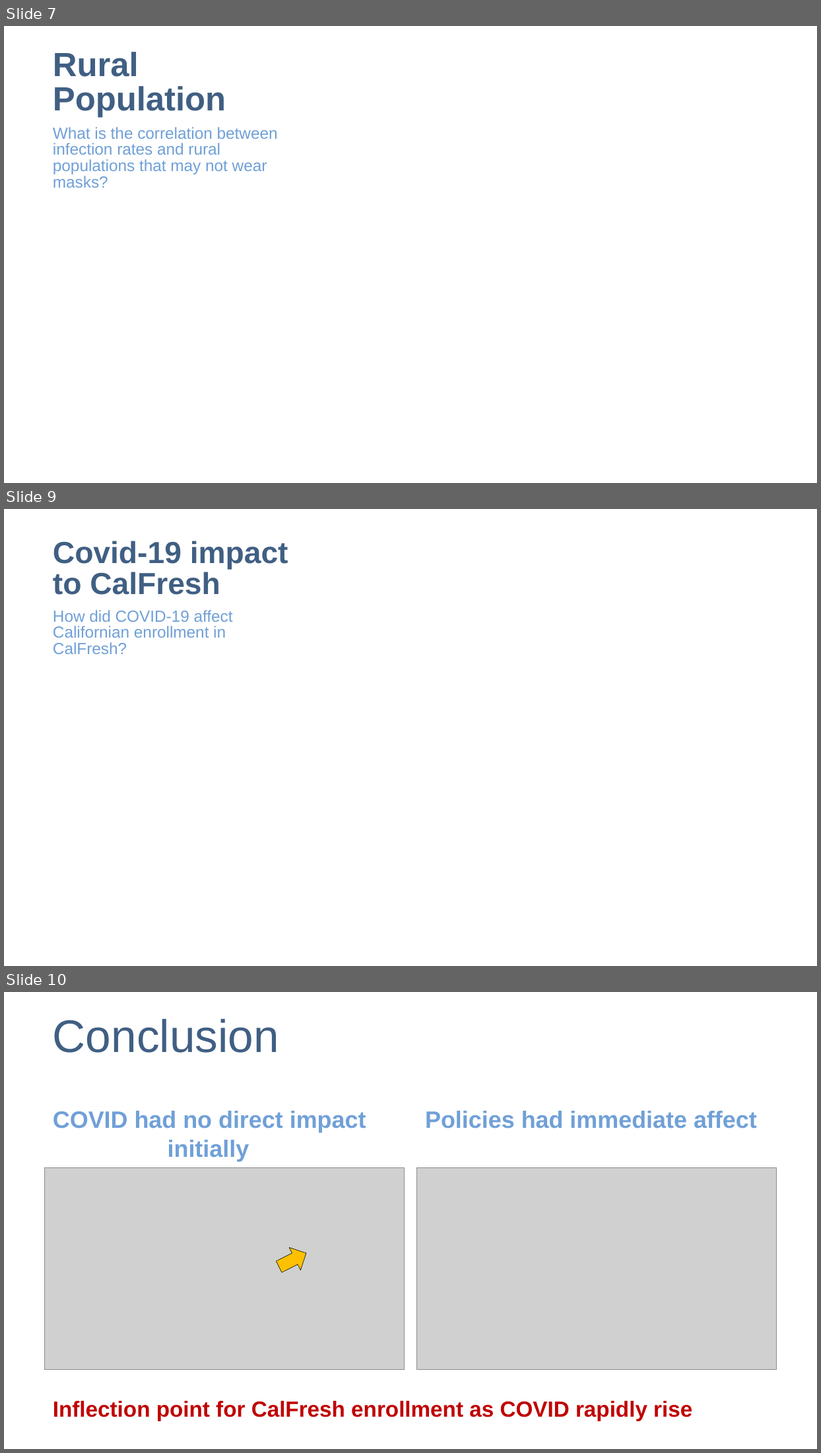
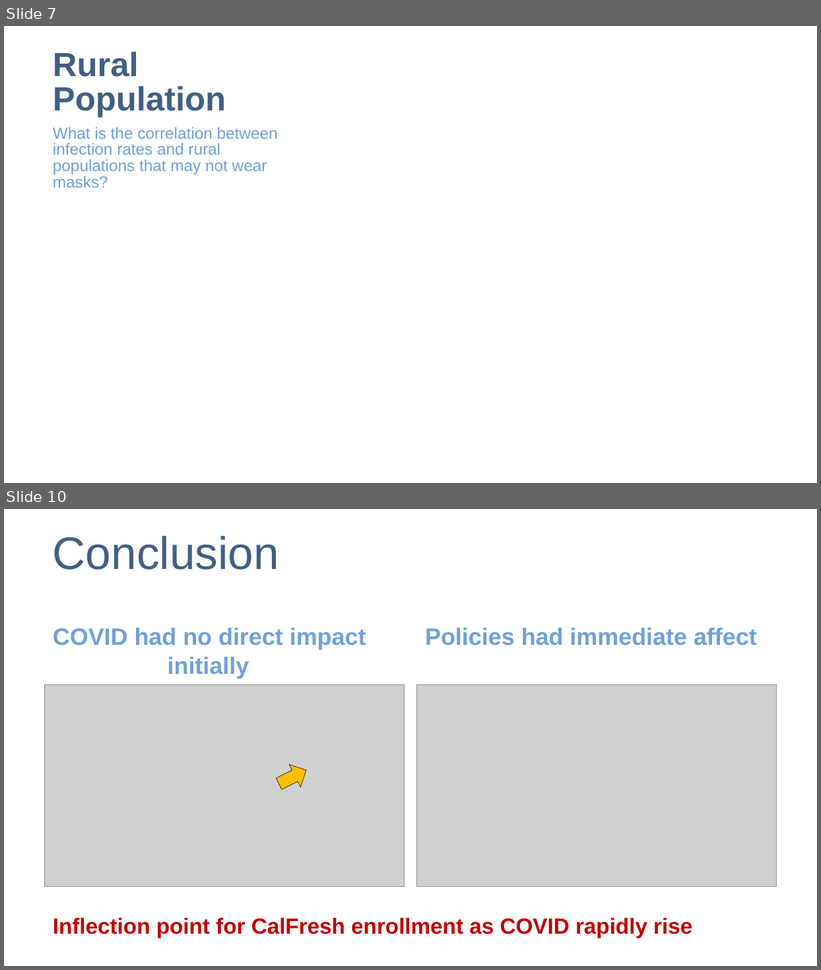
Before and after one commit to speedracer05/Covid_CalFresh, a slide deck: Presentation/Covid_CalFresh_v.01.pptx. Shown one above the other, each under a label of ours: slides 7, 9 and 10 before the commit, slides 7 and 10 after it; the slides between them are not shown. The pictures are 821x1453 and 821x970 pixels, drawn with LibreOffice and Linux fonts; fonts in the diff are those of the drawing; grey boxes stand for pictures. Boxes give left, top, right and bottom in pixels: in the first picture for what was removed or moved away, otherwise in the second. Text is boxed around its words. In the diff, an @@ line names an element or a change of style, - is before the commit and + after.

```diff
--- a/Presentation/Covid_CalFresh_v.01.pptx
+++ b/Presentation/Covid_CalFresh_v.01.pptx
@@ slide 9 removed at (4,509,817,966), background #FFFFFF @@
@@ title removed at (53,541,288,595) @@
-Covid-19 impact to CalFresh
@@ text removed at (53,610,233,654) @@
-How did COVID-19 affect Californian enrollment in CalFresh?
```
Also in this commit, not shown: 2 slides added, 1 other slide removed, 5 other files.
